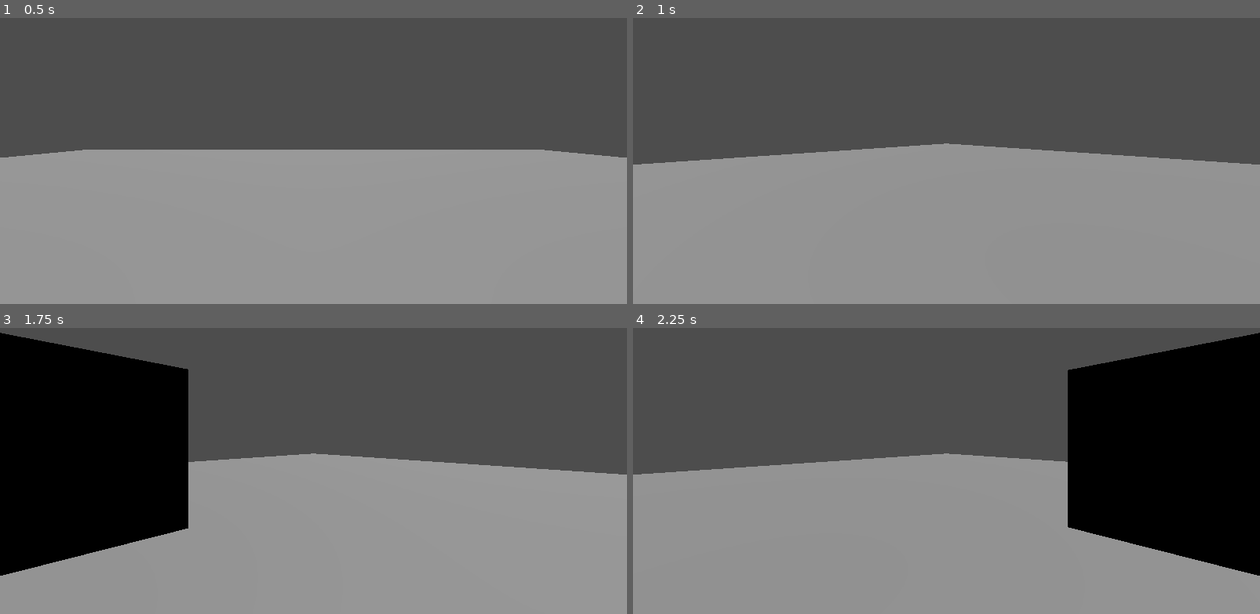
Above: before the commit, frames 1-4 (two rows, left to right).
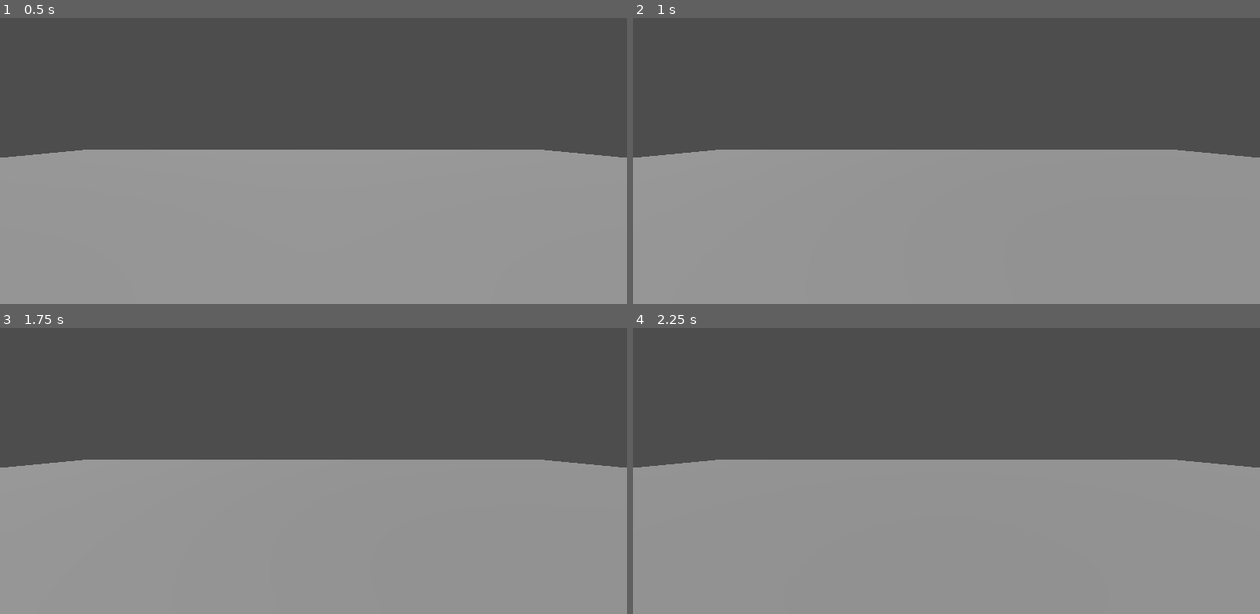
Above: after the commit, the same moments.

Repository: gamermachine404/thefangame
Game: Godot game, scene res://main.tscn
Same seed, same stepped clock (60 frames per second), same inputs: the game is played once before the commit and once after it.
Inputs:
- Up to frame 1 (0.5 s): no input
- Up to frame 2 (1 s): tap Enter at 0.5 s; hold D (MoveToTheRight) from 0.53 s (still down)
- Up to frame 3 (1.75 s): release D (MoveToTheRight) at 1.28 s; hold S (MoveToTheBackwards) from 1.28 s (still down)
- Up to frame 4 (2.25 s): release S (MoveToTheBackwards) at 2.03 s; hold D (MoveToTheRight) from 2.03 s (still down)

Frame 1 is identical in both runs. In frame 2, 1.8% of the frame differs, in the area x 0-100%, y 43-52%; in frame 3, 22%; in frame 4, 23%, in the area x 0-100%, y 1-87%.
Error before the commit: Invalid assignment of property or key 'x' with value of type 'float' on a base object of type 'int'. (res://unpaid_intern.gd:29)

Commit message:
Legless edition

Diff:
--- a/project.godot
+++ b/project.godot
@@ -12,28 +12,28 @@
 
 config/name="TheFanGame"
 run/main_scene="res://main.tscn"
-config/features=PackedStringArray("4.3", "Forward Plus")
+config/features=PackedStringArray("4.2", "Forward Plus")
 config/icon="res://icon.svg"
 
 [input]
 
 MoveToTheForwards={
 "deadzone": 0.5,
-"events": [Object(InputEventKey,"resource_local_to_scene":fa …(172 unchanged characters)… eycode":87,"key_label":0,"unicode":119,"location":0,"echo":false,"script":null)
+"events": [Object(InputEventKey,"resource_local_to_scene":fa …(172 unchanged characters)… eycode":87,"key_label":0,"unicode":119,"echo":false,"script":null)
 ]
 }
 MoveToTheBackwards={
 "deadzone": 0.5,
-"events": [Object(InputEventKey,"resource_local_to_scene":fa …(172 unchanged characters)… eycode":83,"key_label":0,"unicode":115,"location":0,"echo":false,"script":null)
+"events": [Object(InputEventKey,"resource_local_to_scene":fa …(172 unchanged characters)… eycode":83,"key_label":0,"unicode":115,"echo":false,"script":null)
 ]
 }
 MoveToTheLeft={
 "deadzone": 0.5,
-"events": [Object(InputEventKey,"resource_local_to_scene":fa …(171 unchanged characters)… keycode":65,"key_label":0,"unicode":97,"location":0,"echo":false,"script":null)
+"events": [Object(InputEventKey,"resource_local_to_scene":fa …(171 unchanged characters)… keycode":65,"key_label":0,"unicode":97,"echo":false,"script":null)
 ]
 }
 MoveToTheRight={
 "deadzone": 0.5,
-"events": [Object(InputEventKey,"resource_local_to_scene":fa …(172 unchanged characters)… eycode":68,"key_label":0,"unicode":100,"location":0,"echo":false,"script":null)
+"events": [Object(InputEventKey,"resource_local_to_scene":fa …(172 unchanged characters)… eycode":68,"key_label":0,"unicode":100,"echo":false,"script":null)
 ]
 }
--- a/unpaid_intern.gd
+++ b/unpaid_intern.gd
@@ -2,7 +2,7 @@
 
 @export var speed = 14
 @export var grav = 75
-var targ = Vector3.ZERO
+#var targ = Vector3.ZERO
 var dir = 0
 var rot = 0
 var endPos = Vector3.ZERO
@@ -10,33 +10,39 @@
 
 func _physics_process(delta):
 
+	rot = 0
+
 	if not schmoove:
-		endPos = 0
 		dir = 0
 		if Input.is_action_just_pressed("MoveToTheForwards"):
 			dir = 1
 		if Input.is_action_just_pressed("MoveToTheBackwards"):
 			dir = -1
-		if Input.is_action_just_pressed("MoveToTheLeft"):
-			rot = -1
-		if Input.is_action_just_pressed("MoveToTheRight"):
-			rot = 1
+	#set values of dir to indicate transition direction
 	else:
 		pass
-		#here you make move
+
+	if Input.is_action_just_pressed("MoveToTheLeft"):
+		rot = -1
+	if Input.is_action_just_pressed("MoveToTheRight"):
+		rot = 1
+	#set values of rot to indicate rotation direction
 
 	if dir != 0:
-		endPos.x = (sin($Pivot.rotation.y) * 5 * dir) + position.x
-		endPos.z = (cos($Pivot.rotation.y) * 5 * dir) + position.z
+		if not schmoove:
+			endPos.x = (sin($Pivot.rotation.y) * 5 * dir) + position.x
+			endPos.z = (cos($Pivot.rotation.y) * 5 * dir) + position.z
+			schmoove = true
 		#position = endPos
-		schmoove = true
+	#set value of end position and set shmoove to true to disable additional inputs
 
-	targ.x = sin($Pivot.rotation.y) * speed * dir
-	targ.z = cos($Pivot.rotation.y) * speed * dir
+	#targ.x = sin($Pivot.rotation.y) * speed * dir
+	#targ.z = cos($Pivot.rotation.y) * speed * dir
 
-	$Pivot.rotate_y(rot*deg_to_rad(-45))
+	$Pivot.rotate_y(rot * deg_to_rad(-90))
 	if not is_on_floor():
-		targ.y = targ.y - (grav*delta)
+		pass
+		#targ.y = targ.y - (grav*delta)
+	#functional rotation and non-functional gravity
 
-	#velocity = targ
 	move_and_slide()
Not shown, changed: thing.glb.import
